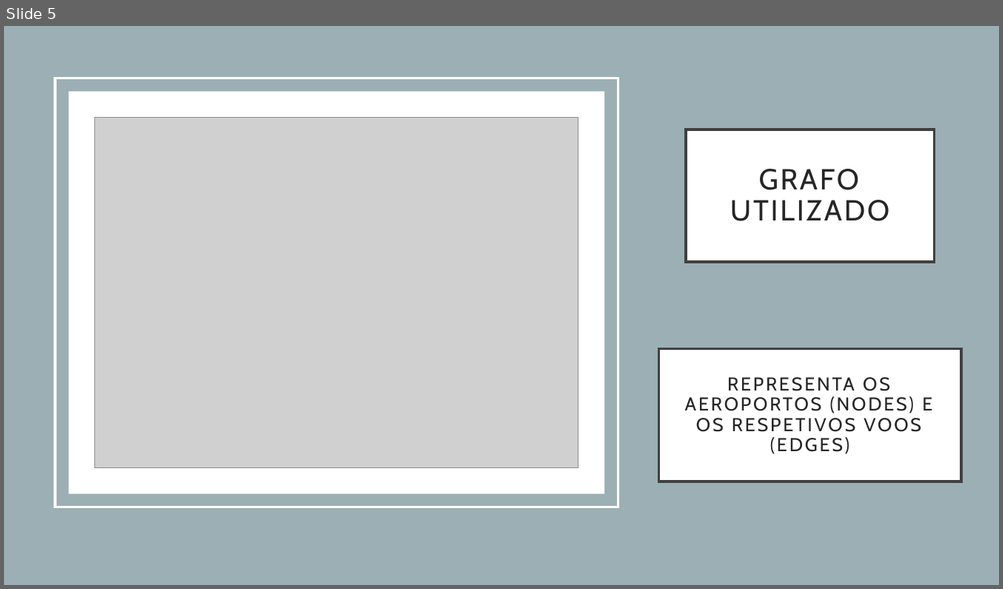
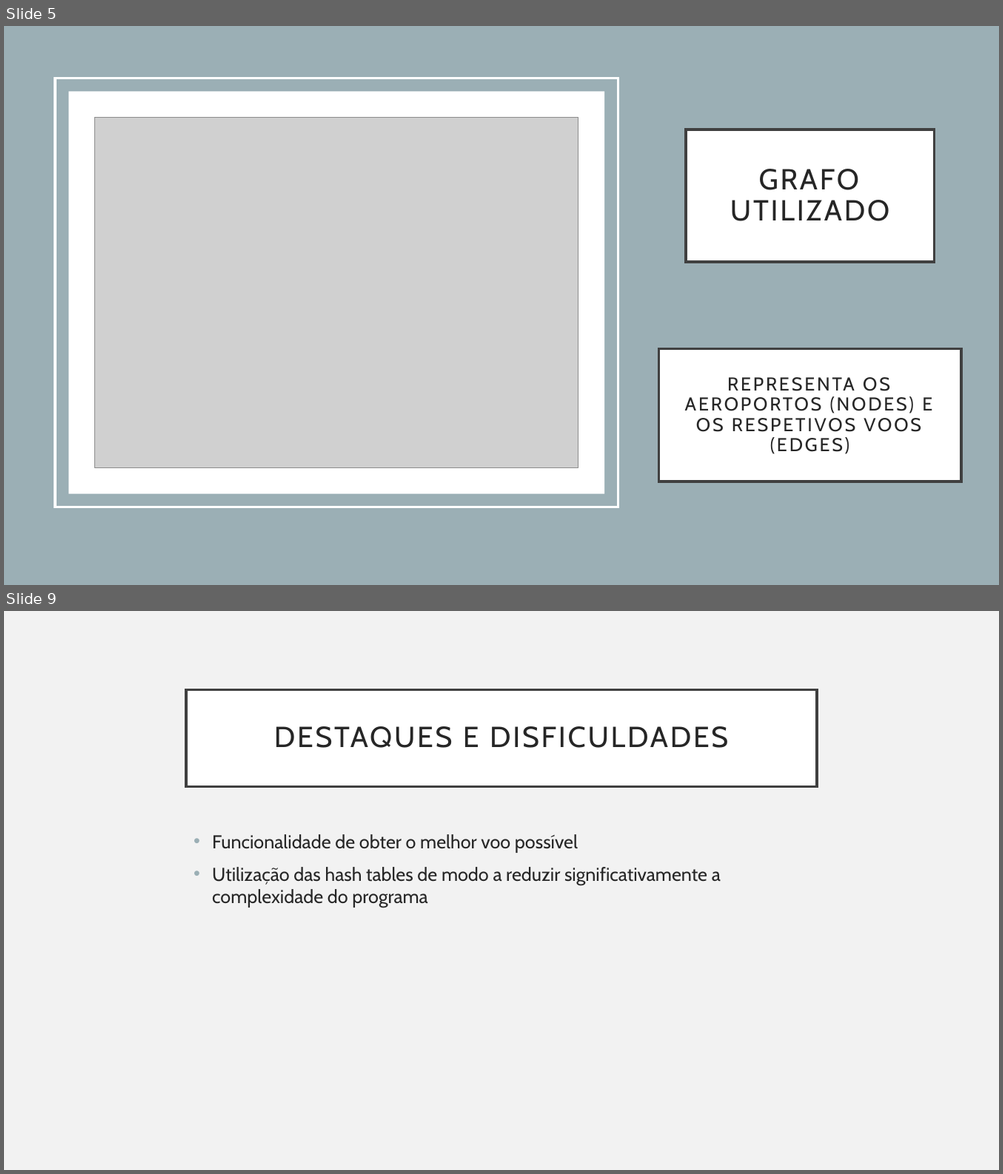
Before and after one commit to Eduarda34/FEUP-AED-23.24-Proj2, a slide deck: PPT/Apresentação.pptx. Shown one above the other, each under a label of ours: slide 5 before the commit, slides 5 and 9 after it; the slides between them are not shown. The pictures are 1003x589 and 1003x1174 pixels, drawn with LibreOffice and Linux fonts; fonts in the diff are those of the drawing; grey boxes stand for pictures. Boxes give left, top, right and bottom in pixels: in the first picture for what was removed or moved away, otherwise in the second. Text is boxed around its words. In the diff, an @@ line names an element or a change of style, - is before the commit and + after.

```diff
--- a/PPT/Apresentação.pptx
+++ b/PPT/Apresentação.pptx
@@ slide 9 added at box(4, 611, 999, 1170), background #F2F2F2 @@
@@ title added at box(186, 689, 817, 786), fill #FFFFFF, outline #404040 2.5 pt, 28 pt, text #262626 @@
+DESTAQUES E DISFICULDADES
@@ text added at box(212, 834, 720, 908), 18 pt, text #262626 @@
+• Funcionalidade de obter o melhor voo possível
+• Utilização das hash tables de modo a reduzir significativamente a complexidade do programa
```
Also in this commit, not shown: 3 slides changed, 3 other slides added, 3 slides removed, 3 other files.
